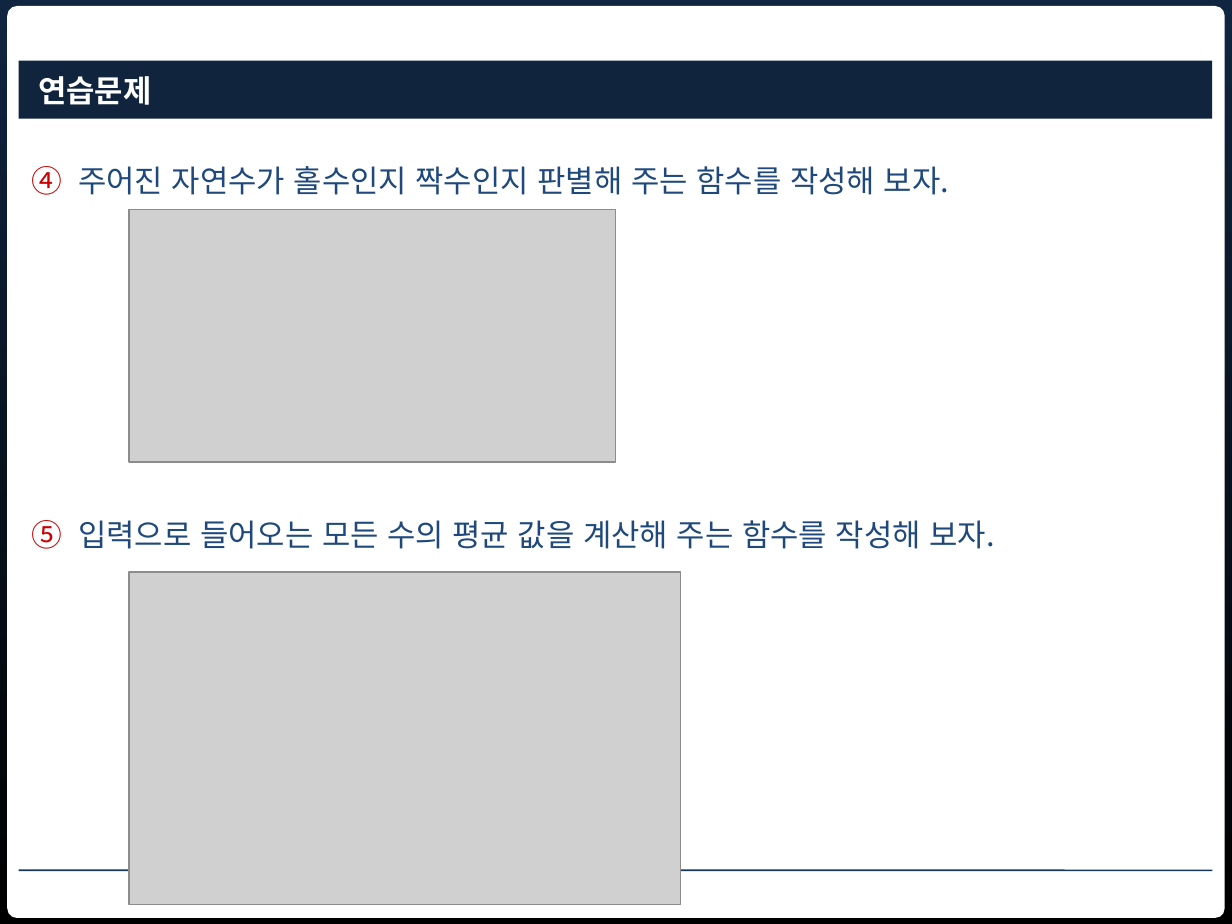
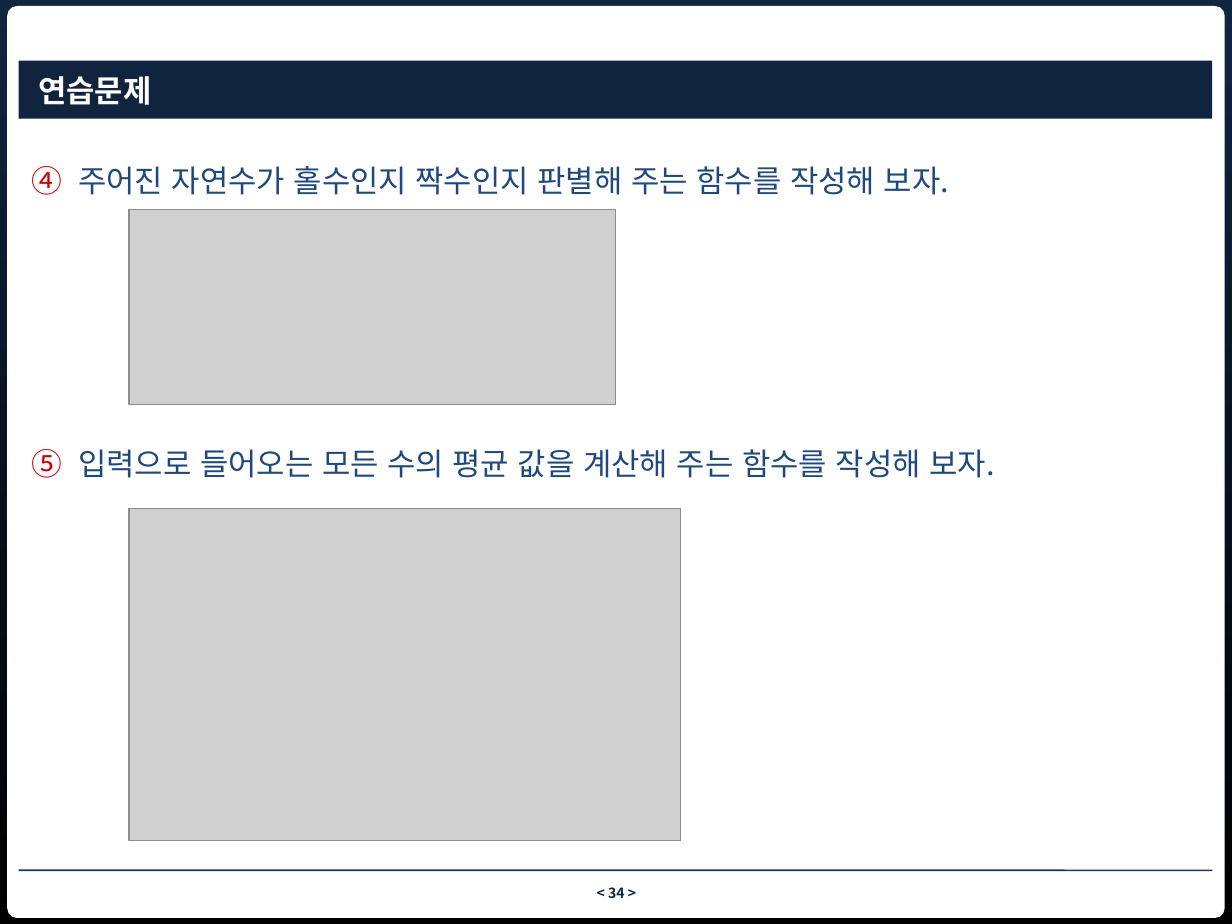
Before and after one commit to nhkim55/bigdata_fintech_python, a slide deck: slide 34 of ch2 basic2.pptx. Drawn at 1232x924 pixels with LibreOffice and Linux fonts; fonts in the diff are those of the drawing; grey boxes stand for pictures; background and template pictures are left out. Boxes give left, top, right and bottom in pixels: in the first picture for what was removed or moved away, otherwise in the second. Text is boxed around its words. In the diff, an @@ line names an element or a change of style, - is before the commit and + after.

```diff
--- a/ch2 basic2.pptx
+++ b/ch2 basic2.pptx
@@ text "주어진 자연수가 홀수인지 짝수인지 판별해 ..." rewrapped from [78,166,994,549] to [78,166,994,478] @@
@@ picture: place and size @@
-picture at [129,209,616,462]
+picture at [129,209,616,405]
@@ picture: place and size @@
-picture at [129,572,681,904]
+picture at [129,509,681,841]
```
Also in this commit, not shown: 1 other slide changed.
